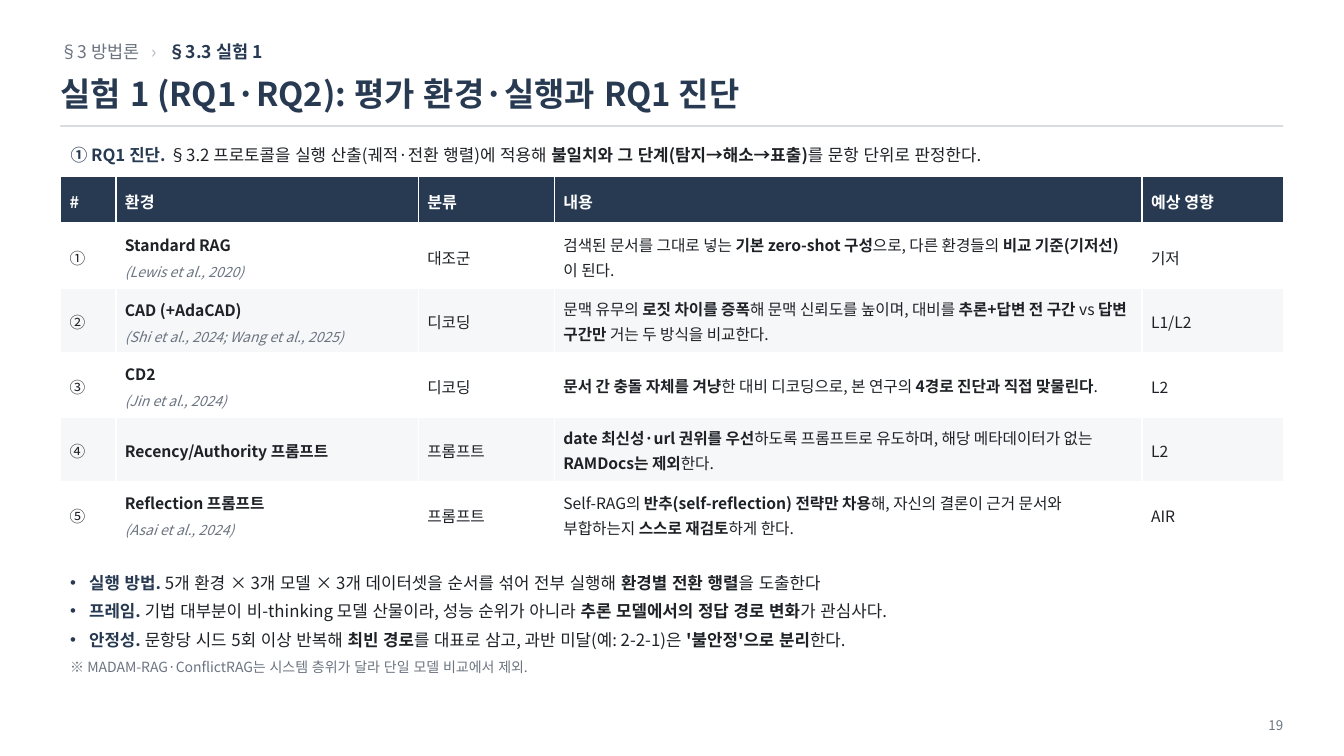
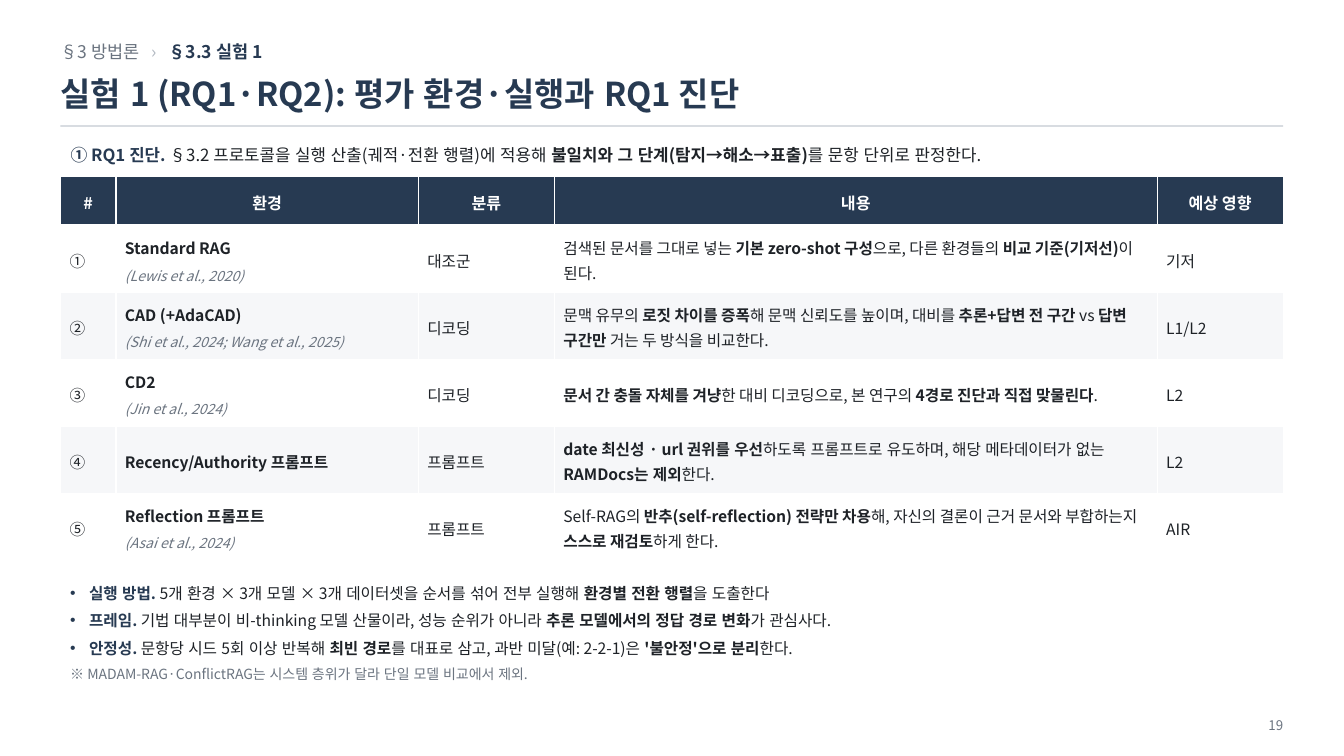
Before and after one commit to jin-ryu/thinkconflict, a slide deck: slide 19 of docs/ThinkConflict_연구보고.pptx. Drawn at 1344x756 pixels with LibreOffice and Linux fonts; fonts in the diff are those of the drawing. Boxes give left, top, right and bottom in pixels: in the first picture for what was removed or moved away, otherwise in the second. Text is boxed around its words. In the diff, an @@ line names an element or a change of style, - is before the commit and + after.

```diff
--- a/docs/ThinkConflict_연구보고.pptx
+++ b/docs/ThinkConflict_연구보고.pptx
@@ table at (x1=60, y1=176, x2=1284, y2=561) @@
-row 5, column 4: date 최신성·url 권위를 우선하도록 프롬프트로 유도하며, 해당 메타데이터가 없는 RAMDocs는 제외한다.
+row 5, column 4: date 최신성 · url 권위를 우선하도록 프롬프트로 유도하며, 해당 메타데이터가 없는 RAMDocs는 제외한다.
@@ alignment left to centre @@
@@ text "실행 방법. 5개 환경 × ..." moved from (x1=87, y1=575, x2=887, y2=673) to (x1=87, y1=586, x2=831, y2=680) @@
@@ text at (x1=89, y1=586, x2=831, y2=657): size 12 to 11.2 pt in "실행 방법. 5개 환경 × 3개 모델 ...", "프레임. 기법 대부분이 비-thinking 모델 산물이라, 성능 ...", "안정성. 문항당 시드 5회 이상 반복해 최빈 ..." @@
```
Also in this commit, not shown: 5 other slides changed, 11 other files.
